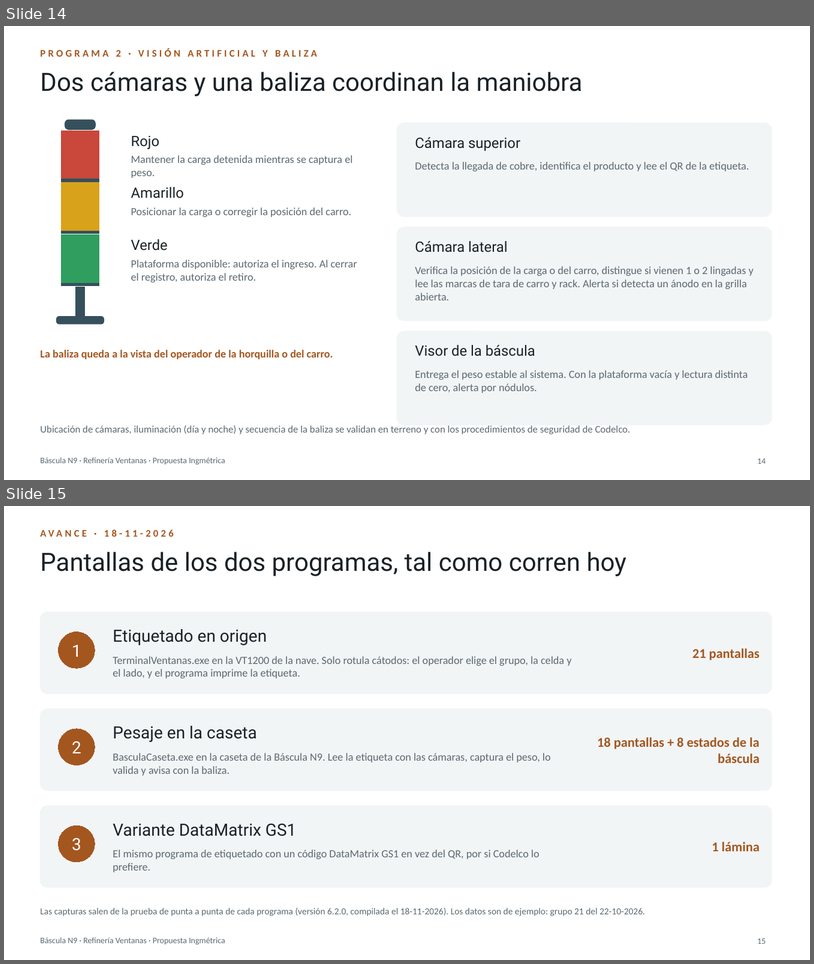
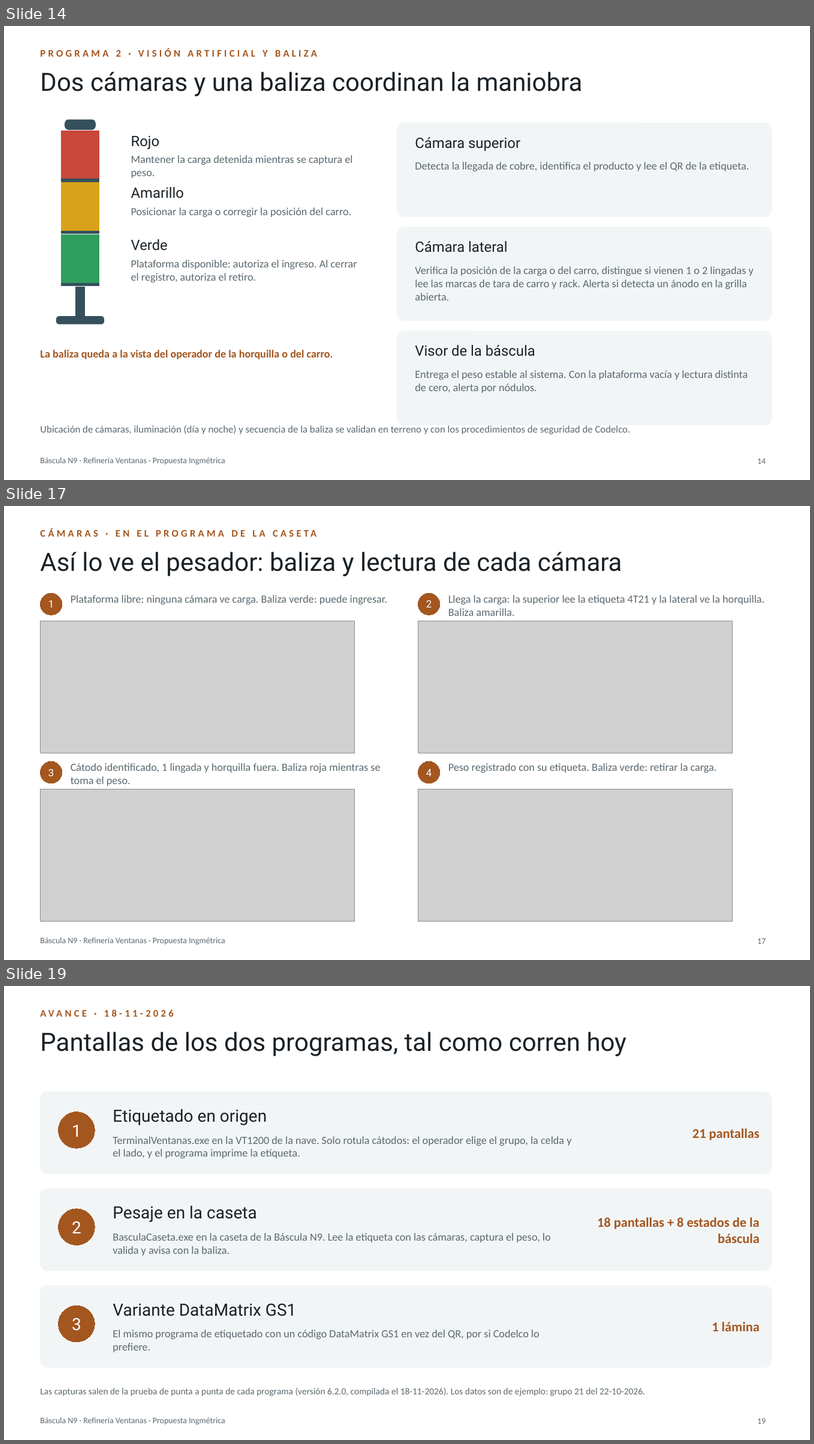
Before and after one commit to BortegaING/Codelco-Proyecto, a slide deck: presentacion/Bascula-N9-Ventanas.pptx. Shown one above the other, each under a label of ours: slides 14 and 15 before the commit, slides 14, 17 and 19 after it; the slides between them are not shown. The pictures are 814x964 and 814x1444 pixels, drawn with LibreOffice and Linux fonts; fonts in the diff are those of the drawing; grey boxes stand for pictures. Boxes give left, top, right and bottom in pixels: in the first picture for what was removed or moved away, otherwise in the second. Text is boxed around its words. In the diff, an @@ line names an element or a change of style, - is before the commit and + after.

```diff
--- a/presentacion/Bascula-N9-Ventanas.pptx
+++ b/presentacion/Bascula-N9-Ventanas.pptx
@@ slide 17 added at (4, 506, 810, 960), background #FFFFFF; not listed: 1 template element that a slide beside it also shows @@
@@ text added at (40, 526, 772, 545), 12 pt, text #A4561F, bold @@
+CÁMARAS · EN EL PROGRAMA DE LA CASETA
@@ title added at (40, 552, 623, 576), 30 pt, text #1A2126 @@
+Así lo ve el pesador: baliza y lectura de cada cámara
@@ ellipse added at (40, 593, 62, 615), fill #A4561F, outline #A4561F 0.75 pt, 12 pt, text #FFFFFF @@
+1
@@ text added at (71, 595, 387, 604), 13 pt, text #5B6870 @@
+Plataforma libre: ninguna cámara ve carga. Baliza verde: puede ingresar.
@@ ellipse added at (419, 593, 440, 615), fill #A4561F, outline #A4561F 0.75 pt, 12 pt, text #FFFFFF @@
+2
@@ text added at (449, 595, 765, 616), 13 pt, text #5B6870 @@
+Llega la carga: la superior lee la etiqueta 4T21 y la lateral ve la horquilla. Baliza amarilla.
@@ picture added at (40, 621, 355, 753) @@
@@ picture added at (419, 621, 733, 753) @@
@@ ellipse added at (40, 761, 62, 783), fill #A4561F, outline #A4561F 0.75 pt, 12 pt, text #FFFFFF @@
+3
@@ text added at (71, 763, 380, 786), 13 pt, text #5B6870 @@
+Cátodo identificado, 1 lingada y horquilla fuera. Baliza roja mientras se toma el peso.
@@ ellipse added at (419, 761, 440, 783), fill #A4561F, outline #A4561F 0.75 pt, 12 pt, text #FFFFFF @@
+4
@@ text added at (449, 763, 717, 772), 13 pt, text #5B6870 @@
+Peso registrado con su etiqueta. Baliza verde: retirar la carga.
@@ picture added at (40, 789, 355, 921) @@
@@ picture added at (419, 789, 733, 921) @@
@@ page number added at (758, 938, 766, 943), 10 pt, text #5B6870 @@
+17
@@ what was slide 15 is now slide 19 @@
@@ page number at (758, 1418, 766, 1423): text changed @@
-15
+19
```
Also in this commit, not shown: 3 other slides added, 18 other files.
